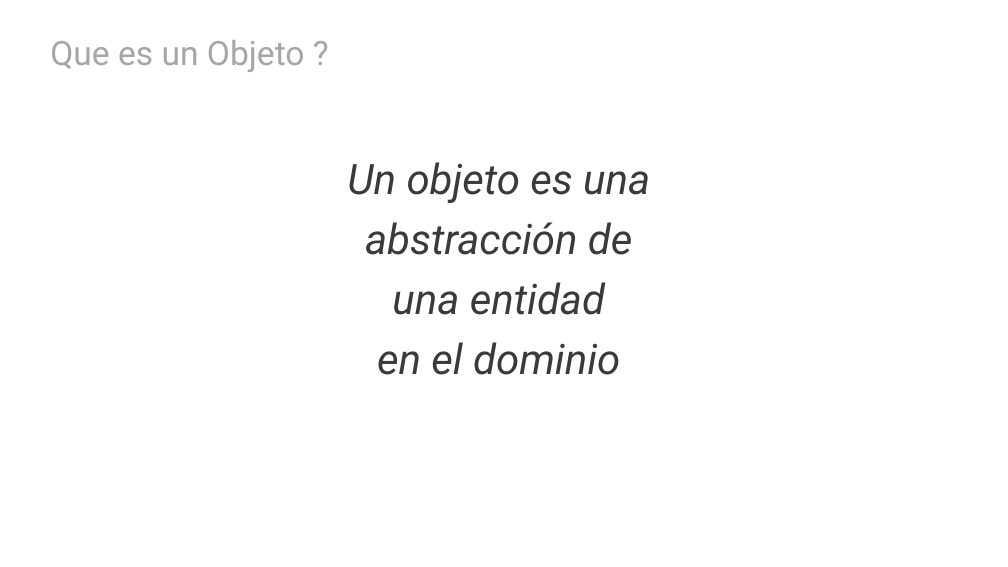
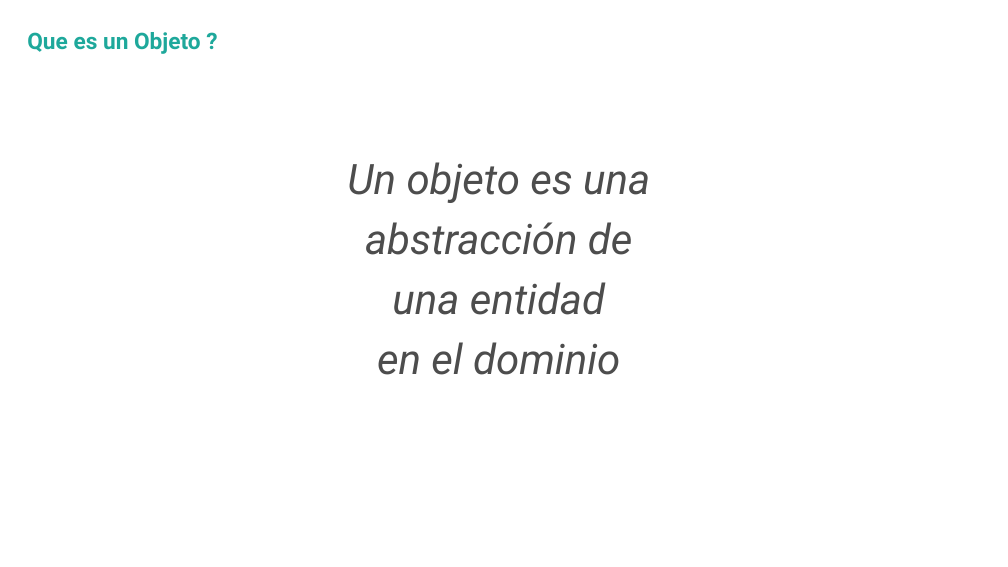
Before and after one commit to hexacta/HexactaLabs-NET, a slide deck: slide 6 of Presentaciones/4 - Programacion Orientada a Objetos.pptx. Drawn at 1008x567 pixels with LibreOffice and Linux fonts; fonts in the diff are those of the drawing; background and template pictures are left out. Boxes give left, top, right and bottom in pixels: in the first picture for what was removed or moved away, otherwise in the second. Text is boxed around its words. In the diff, an @@ line names an element or a change of style, - is before the commit and + after.

```diff
--- a/Presentaciones/4 - Programacion Orientada a Objetos.pptx
+++ b/Presentaciones/4 - Programacion Orientada a Objetos.pptx
@@ title "Que es un Objeto ?" moved from (x1=50, y1=40, x2=305, y2=72) to (x1=27, y1=32, x2=201, y2=54) @@
@@ title "Que es un Objeto ?" at (x1=27, y1=32, x2=201, y2=54): size 32 to 21.6 pt, text colour #A6A6A6 to #1EA89B, bold on; indent changed; less space between paragraphs @@
@@ text "Un objeto es una" at (x1=347, y1=162, x2=650, y2=375): text colour #3A3A3A to #4D4D4D @@
```
Also in this commit, not shown: 13 other slides changed, 3 slides added, 6 slides removed, 2 other files.
